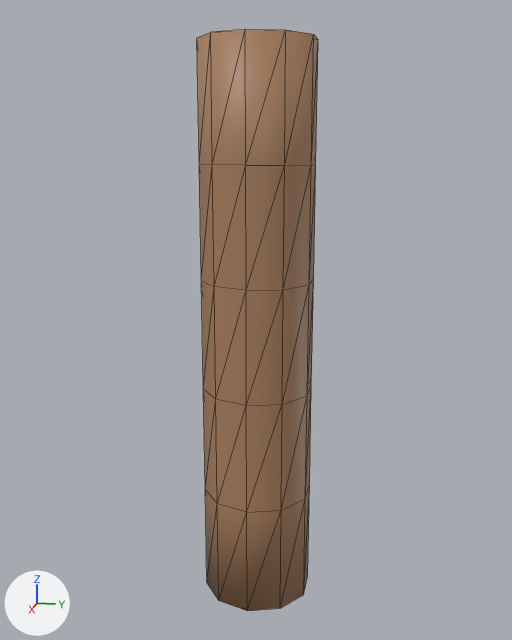
Two versions of the glTF model engine/Tests/Statventure.Tests/Data/Models/rigged.glb, one commit apart.
Both versions are drawn from a 50 mm camera at (2.632, 0.479, 1.66) aimed at (0.219, -0.003, 1.057). Arrows for +X, +Y and +Z are at lower left; the lights stay in place. The first picture is the older version. Mesh edges are drawn as thin lines.

Names of what the first picture shows: 'Tube'.
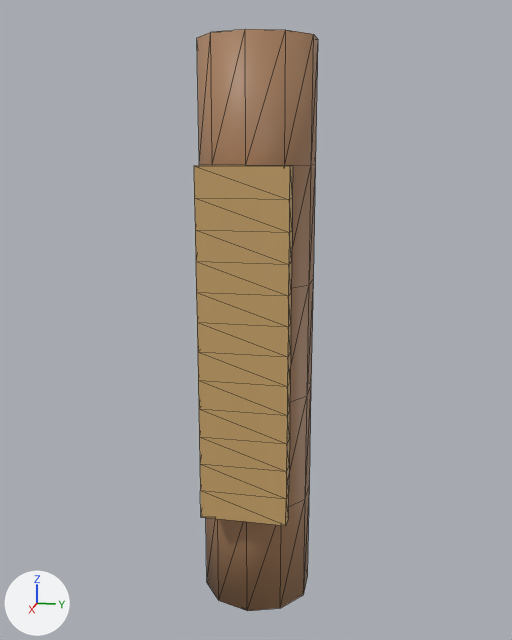
Changed parts and their boxes [x1, y1, x2, y2] in the pictures (512 x 640 px):
'Fin', added (orange)
    after: [194, 165, 293, 526]

Diff of the bpy script that builds the scene:
```diff
--- a/engine/Tests/Statventure.Tests/Data/Models/rigged.glb.py
+++ b/engine/Tests/Statventure.Tests/Data/Models/rigged.glb.py
@@ mat_metal_trim @@
+mat_metal_trim = principled_material('metal.trim')
+mat_metal_trim.base_color = (0.584, 0.371, 0.144)  # orange #c9a46a
@@ me_fin @@
+me_fin.from_pydata(...)  # 52 vertices, 100 faces; spans x 0.205..0.265, y -0.15..0.15, z 0.4..1.6
+me_fin.materials.append(mat_metal_trim)  # orange #c9a46a
@@ ob_fin @@
+ob_fin = bpy.data.objects.new('Fin', me_fin)
+ob_fin.location = (0.2, 0.0, 0.0)
```
